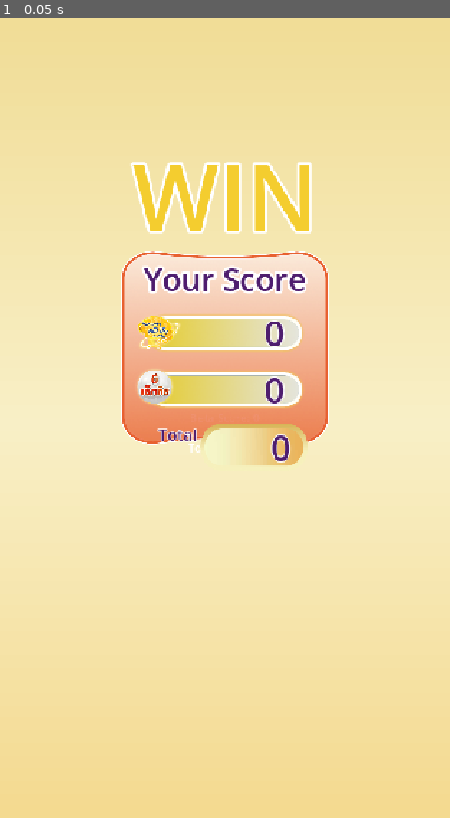
Above: before the commit, frame 1.
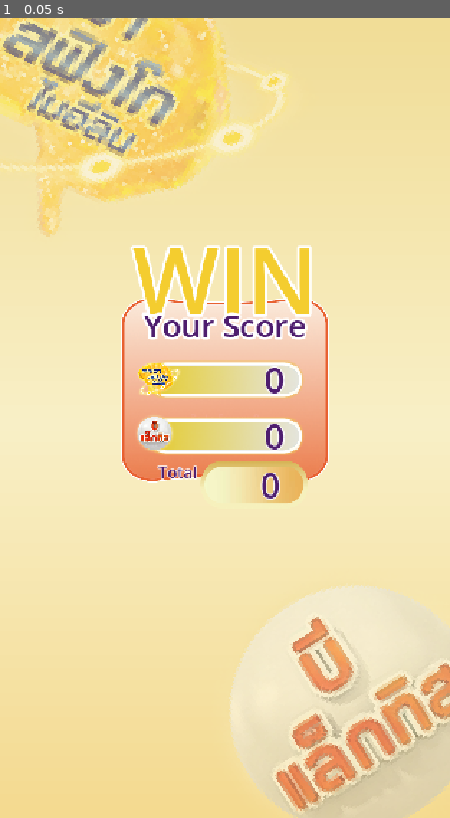
Above: after the commit, the same moment.

Repository: 6099sin/pro-c
Game: Godot game, scene res://scenes/ui/EndGame.tscn
The game is run twice, just before and just after one commit, with the same random seed, the same clock (stepped at 60 frames per second) and the same inputs. This scene is started directly instead of the project's main scene.
Inputs:
- Up to frame 1 (0.05 s): no input

The runs differ from the first frame. In frame 1, 32% of the frame differs, in the area x 0-100%, y 0-100%.

Commit message:
update layout

Diff:
--- a/scenes/ui/EndGame.tscn
+++ b/scenes/ui/EndGame.tscn
@@ -114,6 +114,7 @@
 script = ExtResource("1_script")
 
 [node name="ColorRect" type="TextureRect" parent="."]
+clip_contents = true
 layout_mode = 1
 anchors_preset = 15
 anchor_right = 1.0
@@ -121,6 +122,33 @@
 grow_horizontal = 2
 grow_vertical = 2
 texture = SubResource("GradientTexture2D_nyp2j")
+
+[node name="TextureRect" type="TextureRect" parent="ColorRect"]
+modulate = Color(1, 1, 1, 0.48235294)
+layout_mode = 1
+offset_left = -31.986786
+offset_top = -317.98254
+offset_right = 604.01807
+offset_bottom = 318.02234
+rotation = 0.424115
+texture = ExtResource("5_jn2uc")
+
+[node name="TextureRect2" type="TextureRect" parent="ColorRect"]
+modulate = Color(1, 1, 1, 0.48235294)
+layout_mode = 1
+anchors_preset = 3
+anchor_left = 1.0
+anchor_top = 1.0
+anchor_right = 1.0
+anchor_bottom = 1.0
+offset_left = -440.0
+offset_top = -228.0
+offset_right = -2.0
+offset_bottom = 210.0
+grow_horizontal = 0
+grow_vertical = 0
+rotation = -0.56548667
+texture = ExtResource("6_7c47n")
 
 [node name="CenterContainer" type="CenterContainer" parent="."]
 layout_mode = 1
@@ -167,9 +195,9 @@
 anchor_right = 0.5
 anchor_bottom = 0.5
 offset_left = -150.0
-offset_top = -241.0
+offset_top = -174.5
 offset_right = 150.0
-offset_bottom = 241.0
+offset_bottom = 174.5
 grow_horizontal = 2
 grow_vertical = 2
 
@@ -184,8 +212,8 @@
 
 [node name="MarginContainer2" type="MarginContainer" parent="VBoxContainer/PanelContainer"]
 layout_mode = 2
-theme_override_constants/margin_top = -290
-theme_override_constants/margin_bottom = 270
+theme_override_constants/margin_top = -240
+theme_override_constants/margin_bottom = 200
 
 [node name="TextureRect" type="Label" parent="VBoxContainer/PanelContainer/MarginContainer2"]
 custom_minimum_size = Vector2(300, 300)
@@ -359,7 +387,7 @@
 custom_minimum_size = Vector2(1.69, 1.885)
 layout_mode = 2
 size_flags_horizontal = 8
-theme_override_constants/margin_right = 25
+theme_override_constants/margin_right = 40
 
 [node name="allPoint" type="Label" parent="VBoxContainer/MarginContainer3/HBoxContainer/PanelContainer2/MarginContainer2"]
 layout_mode = 2
@@ -368,3 +396,4 @@
 theme_override_constants/outline_size = 6
 theme_override_font_sizes/font_size = 50
 text = "1000"
+horizontal_alignment = 1
